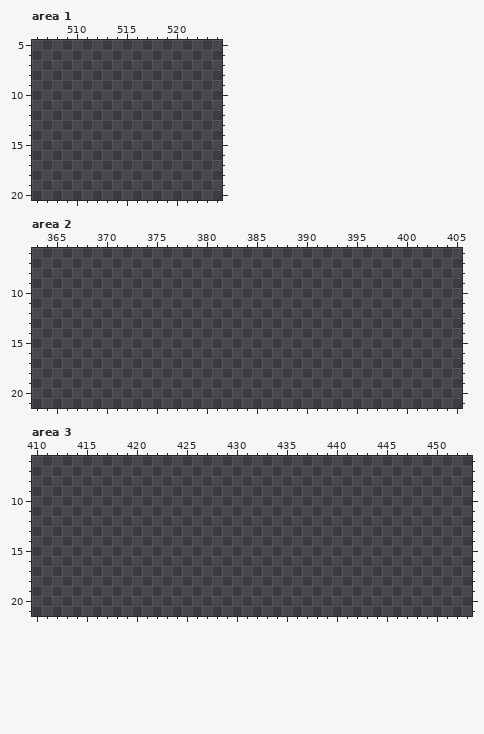
A pixel-art file gets an edit: ASSETS/TEXTURES/FOOD/NOODLEITEMS.aseprite. Above is the file before it was changed.
2400x24 pixels, 1 frame. Colours within 5 levels of each other are drawn and written as one. Shown: area 1: x 506..524, y 5..20; area 2: x 363..405, y 6..21; area 3: x 410..453, y 6..21. The commit also changed other parts of the picture, which this record leaves out.
The same view after the edit:
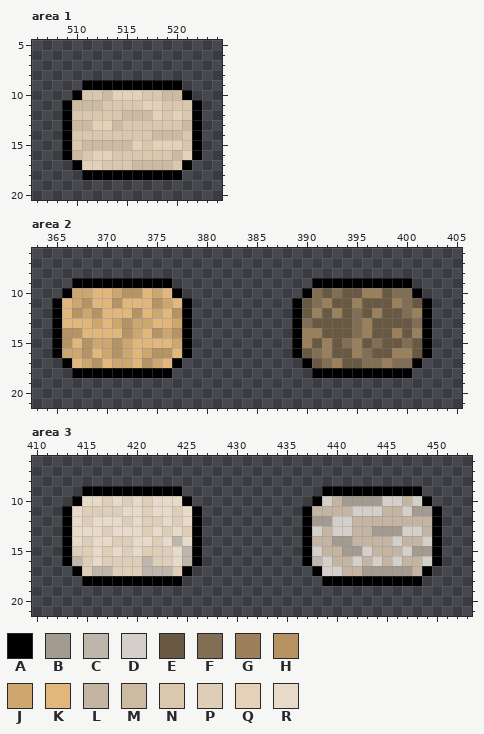
Palette (. is transparent): A #000000  B #a49b90  C #beb6ab  D #d4cfc8  E #6a5942  F #826e52  G #9b805b  H #b69362  J #cea76f  K #e1b77b  L #c3b5a2  M #ccbaa2  N #d9c7ae  P #deceb7  Q #e4d1b7  R #e7dac8
Changes in this commit:
Changed rows in their new state; - is an unchanged pixel.
Area 1, layer "NOODLES & ITEMS & TOPPINGS":
first column x 509:
 9 --AAAAAAAAAA--
10 -ANNMQQQNNMMA-
11 AMMMNNNNQQNNNA
12 ANNNNNMMMQNQNA
13 AMMQQMNNNNNNMA
14 ANNNNNNNNMMMNA
15 ANMMMMMQNQQQNA
16 AMNQQNNNNNNMQA
17 -AQQNNNMMMMNA-
18 --AAAAAAAAAA--
Area 2, layer "NOODLES & ITEMS & TOPPINGS":
first column x 365:
 9 --AAAAAAAAAA--------------AAAAAAAAAA--
10 -AJJKKJHHKJKA------------AFEFEEGGEFFA-
11 AKJHKKHKKKHJKA----------AEFGEEGEEEGFEA
12 AKHJHKKKHKJKHA----------AEGEGEFEGEEFGA
13 AKKKJKJHJJKKJA----------AFEEEEFGEEEEFA
14 AHHKKKKHJKHJHA----------AGGEEEFGEEGEGA
15 AHKHJJHJKKKKJA----------AGEGEFGEFEEFEA
16 AJJHKJHJKJHHKA----------AEFGEEGFEEGGEA
17 -AKJHKJJKHJKA------------AEFGEEFFGFFA-
18 --AAAAAAAAAA--------------AAAAAAAAAA--
Area 3, layer "NOODLES & ITEMS & TOPPINGS":
first column x 413:
 9 --AAAAAAAAAA--------------AAAAAAAAAA--
10 -ARRPRPRPRRRA------------ADLBBBBDDLDA-
11 ARPPPPRRPRRPRA----------ALLLLDDDLLDBBA
12 ARPRRRPRPPRPRA----------ABBDDLLLLLLLLA
13 ARRRPRRRPRPRPA----------ADLDDLLBBBDDLA
14 ARPRRPPRRPRCRA----------ALLBBLLLLDLLDA
15 APPRPRPRPPPRCA----------ADLLBBDLLLDBBA
16 ACPRPPPPCPPRCA----------ACDLLDLDLDLLDA
17 -APCCPPPCCCPA------------ADDLLBBBBBLA-
18 --AAAAAAAAAA--------------AAAAAAAAAA--
Changed places in both pictures, as pixel boxes (x1, y1, x2, y2):
added: (62, 80, 202, 180)
added: (52, 278, 192, 378)
added: (292, 278, 432, 378)
added: (62, 486, 202, 586)
added: (302, 486, 442, 586)
